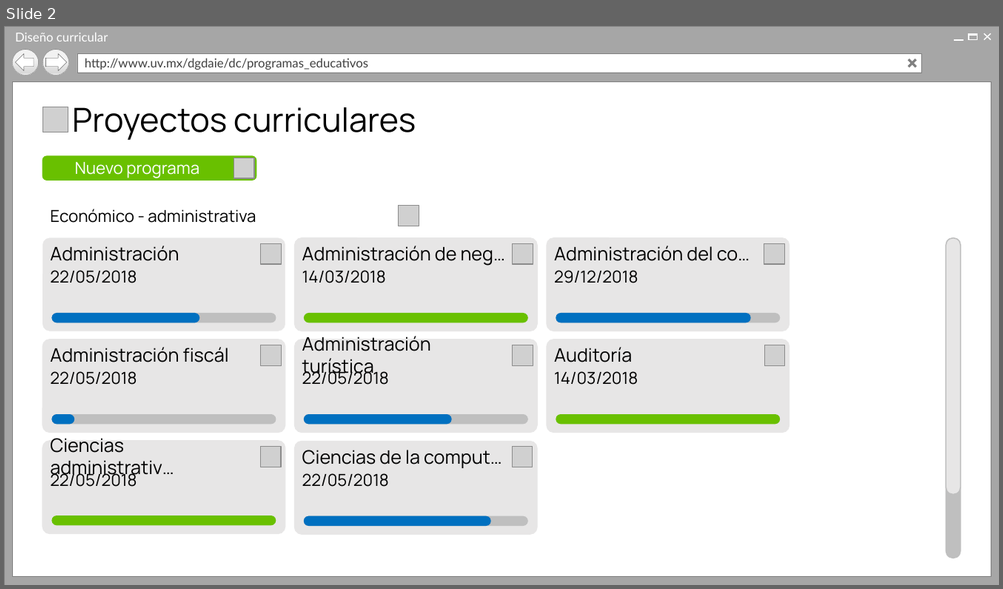
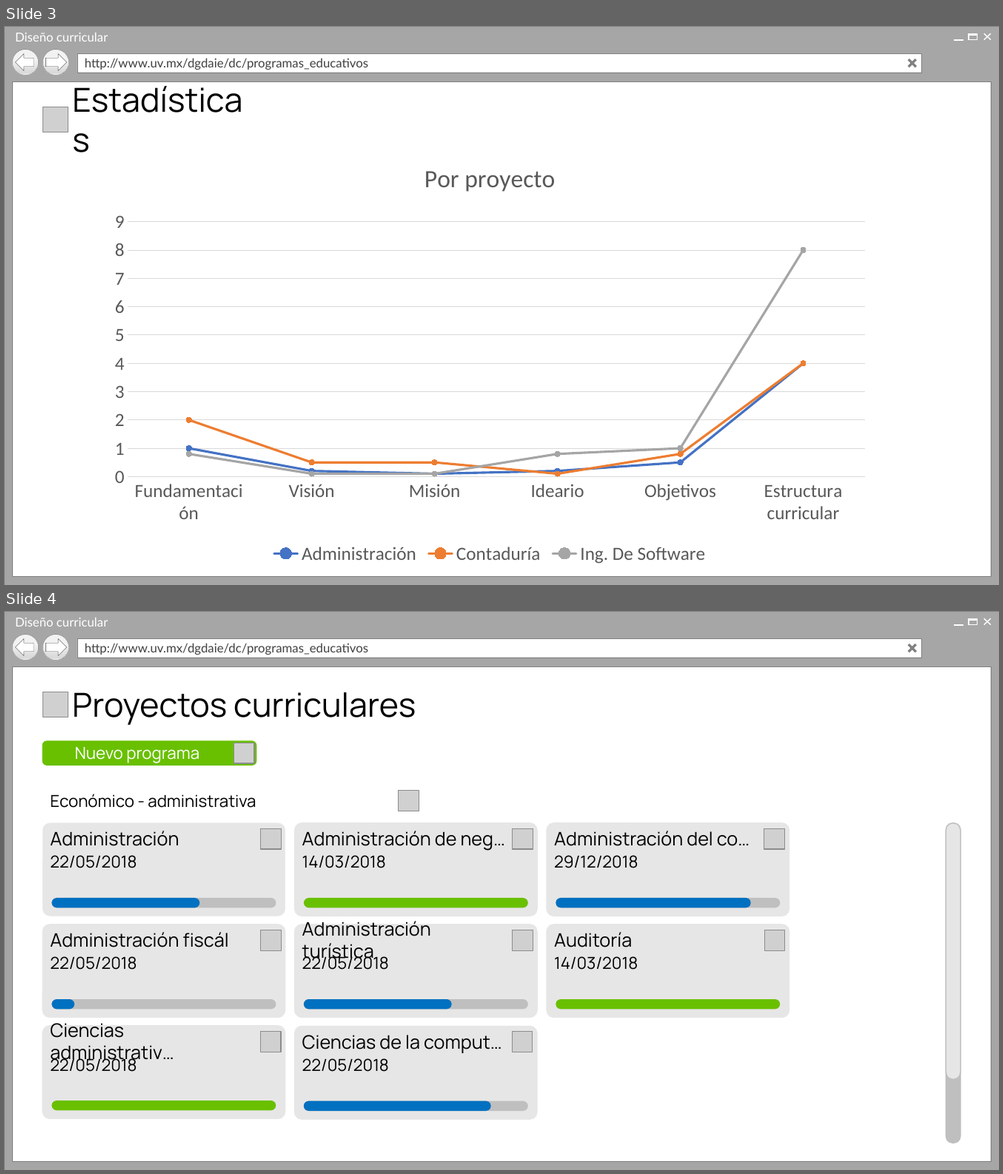
Before and after one commit to Senzho/DISENO_CURRICULAR_SS_05_2019, a slide deck: Diseño/Prototipos V2.pptx. Shown one above the other, each under a label of ours: slide 2 before the commit, slides 3 and 4 after it. The pictures are 1003x589 and 1003x1174 pixels, drawn with LibreOffice and Linux fonts; fonts in the diff are those of the drawing; grey boxes stand for pictures; background and template pictures are left out. Boxes give left, top, right and bottom in pixels: in the first picture for what was removed or moved away, otherwise in the second. Text is boxed around its words. In the diff, an @@ line names an element or a change of style, - is before the commit and + after.

```diff
--- a/Diseño/Prototipos V2.pptx
+++ b/Diseño/Prototipos V2.pptx
@@ slide 3 added at [4, 26, 999, 585], background #FFFFFF @@
@@ group added at [4, 26, 999, 585]: 6 rectangles, 4 lines, 2 ellipses, 1 text, 1 left arrow, 1 right arrow @@
+Diseño curricular
+http://www.uv.mx/dgdaie/dc/programas_educativos
@@ picture added at [42, 107, 68, 132] @@
@@ text added at [65, 97, 263, 141], 32 pt, text #000000 @@
+Estadísticas
@@ line chart added at [99, 144, 880, 569] @@
+title "Por proyecto "
+categories: Fundamentación, Visión, Misión, Ideario, Objetivos, Estructura curricular
+Administración: 1, 0.2, 0.1, 0.2, 0.5, 4
+Contaduría: 2, 0.5, 0.5, 0.1, 0.8, 4
+Ing. De Software: 0.8, 0.1, 0.1, 0.8, 1, 8
@@ what was slide 2 is now slide 4 @@
```
Also in this commit, not shown: 6 slides changed, 1 other slide added, 1 other file.
